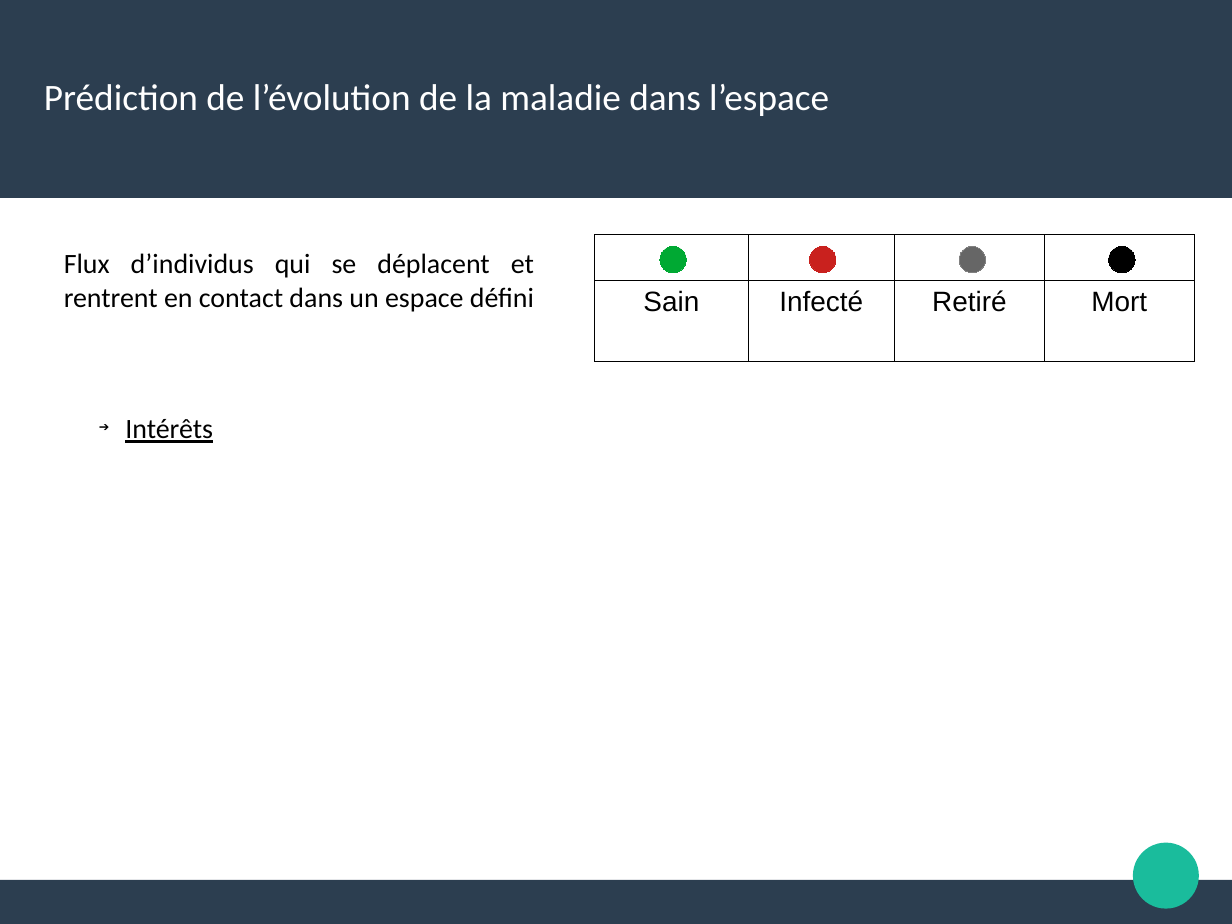
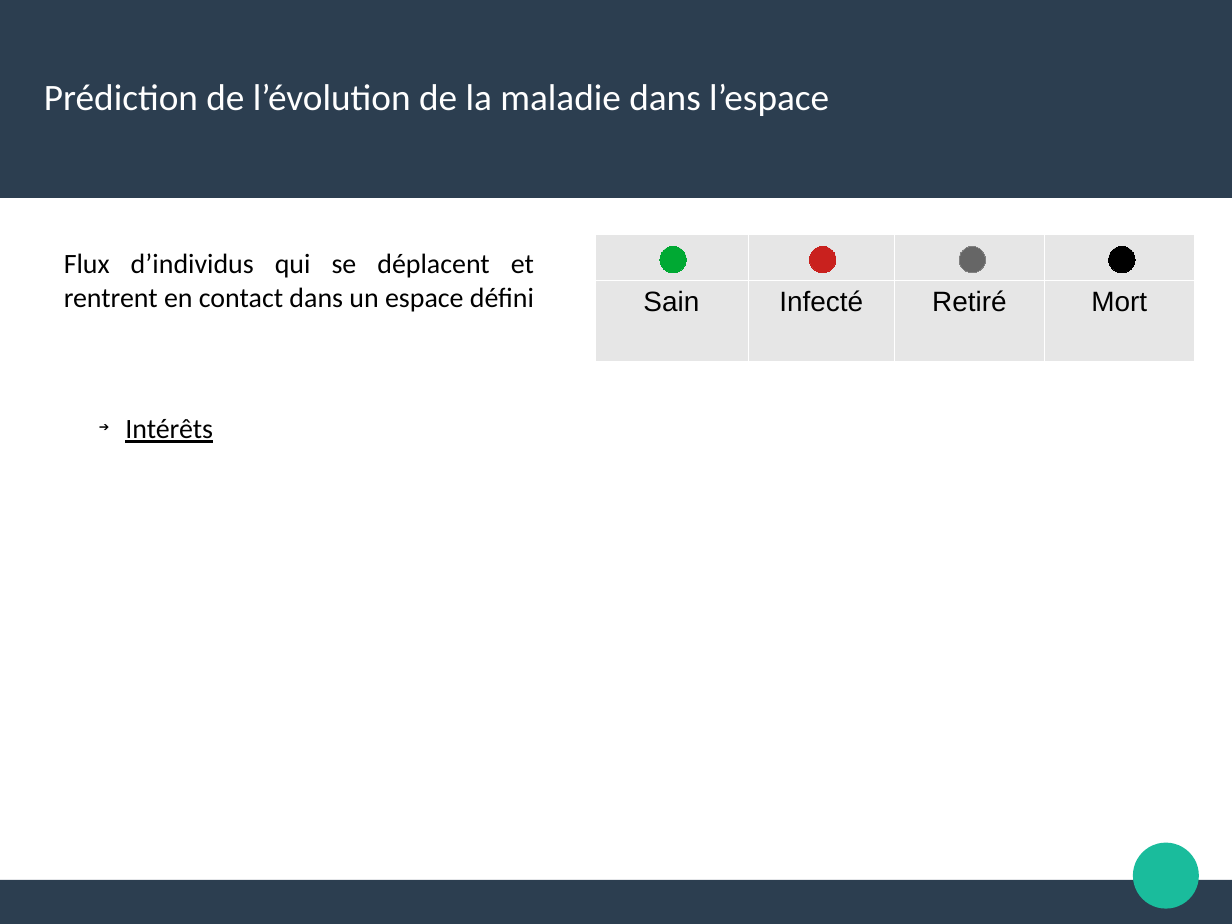
Before and after one commit to Alexia57/TIPE-2021-MP, a slide deck: slide 17 of Tipe_presentation.odp (slide 16 before the commit). Drawn at 1232x924 pixels with LibreOffice and Linux fonts; fonts in the diff are those of the drawing. Boxes give left, top, right and bottom in pixels: in the first picture for what was removed or moved away, otherwise in the second. Text is boxed around its words. In the diff, an @@ line names an element or a change of style, - is before the commit and + after.

```diff
--- a/Tipe_presentation.odp
+++ b/Tipe_presentation.odp
@@ table at box(595, 235, 1194, 362) @@
@@ fill none to #E6E6E6 in row 2 @@
@@ borders changed @@
```
Also in this commit, not shown: 1 other slide changed, 1 slide added, 1 other file.
